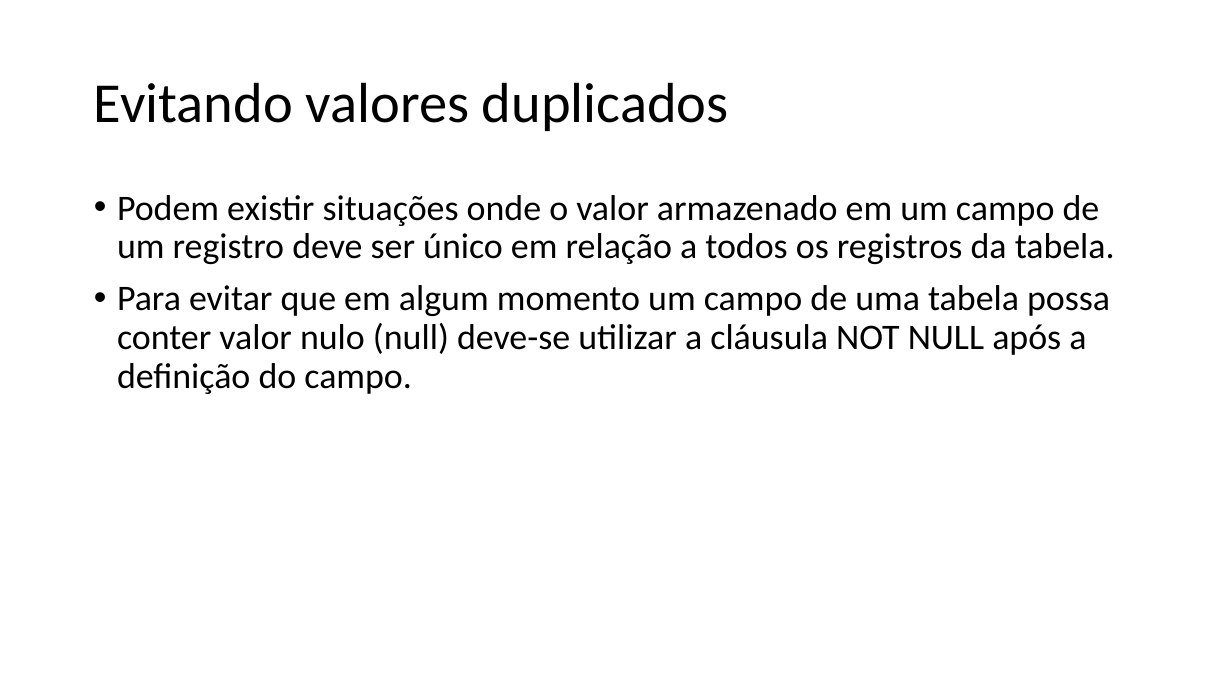
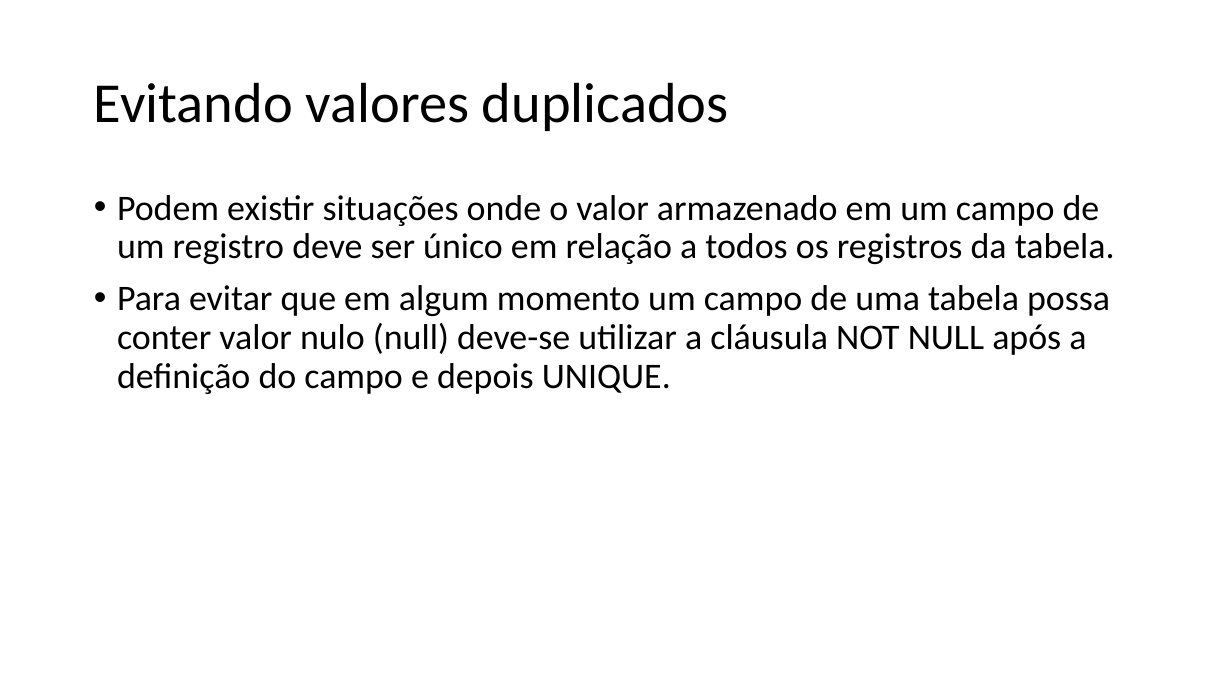
Before and after one commit to dourivaljunior/Curso-de-mySQL, a slide deck: slide 25 of Curso Dev Full Stack aula 01 sql.pptx (slide 23 before the commit). Drawn at 1232x693 pixels with LibreOffice and Linux fonts; fonts in the diff are those of the drawing. Boxes give left, top, right and bottom in pixels: in the first picture for what was removed or moved away, otherwise in the second. Text is boxed around its words. In the diff, an @@ line names an element or a change of style, - is before the commit and + after.

```diff
--- a/Curso Dev Full Stack aula 01 sql.pptx
+++ b/Curso Dev Full Stack aula 01 sql.pptx
@@ text at bbox=[117, 285, 1110, 394]: text changed @@
-• Para evitar que em algum momento um campo de uma tabela possa conter valor nulo (null) deve-se utilizar a cláusula NOT NULL após a definição do campo.
+• Para evitar que em algum momento um campo de uma tabela possa conter valor nulo (null) deve-se utilizar a cláusula NOT NULL após a definição do campo e depois UNIQUE.
```
Also in this commit, not shown: 16 other slides changed, 9 slides added, 1 slide removed, 1 other file.
